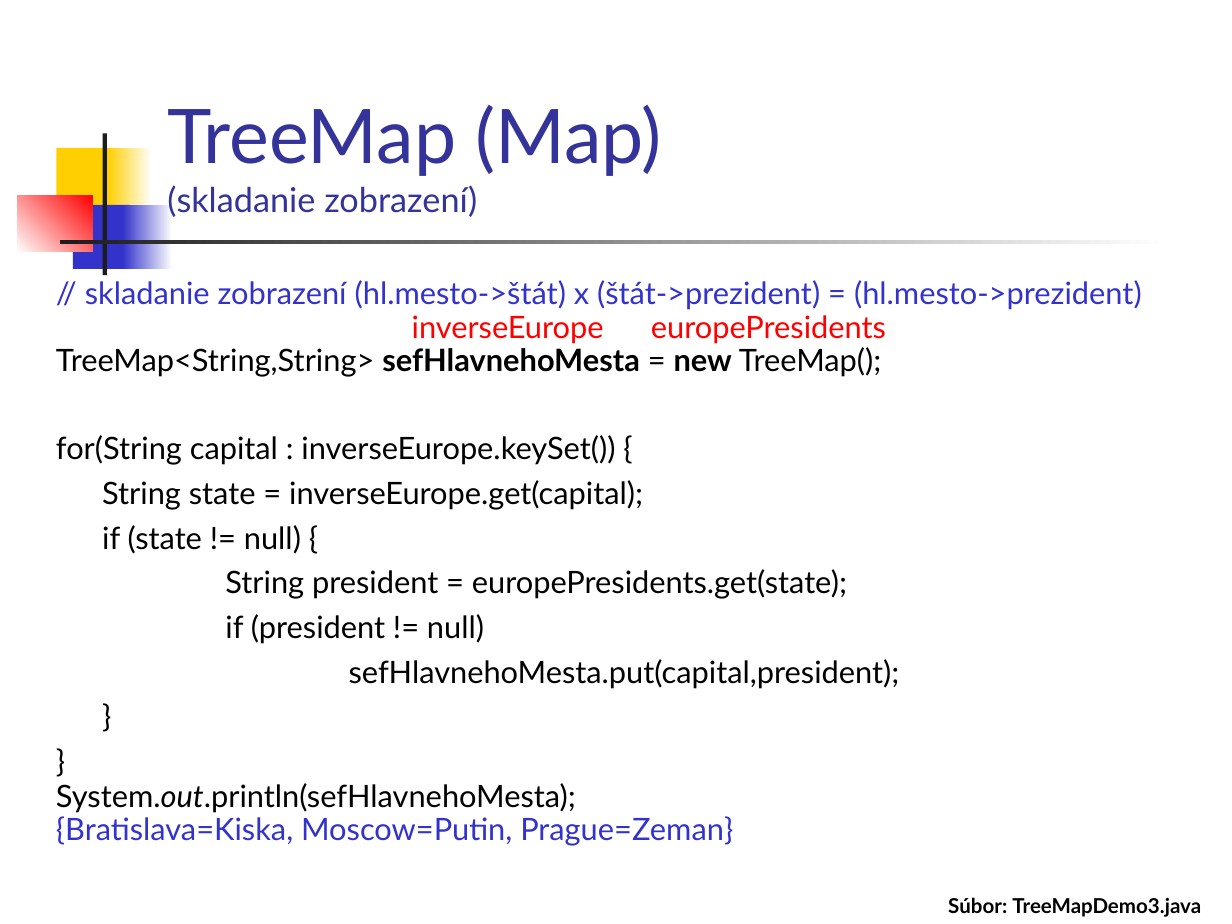
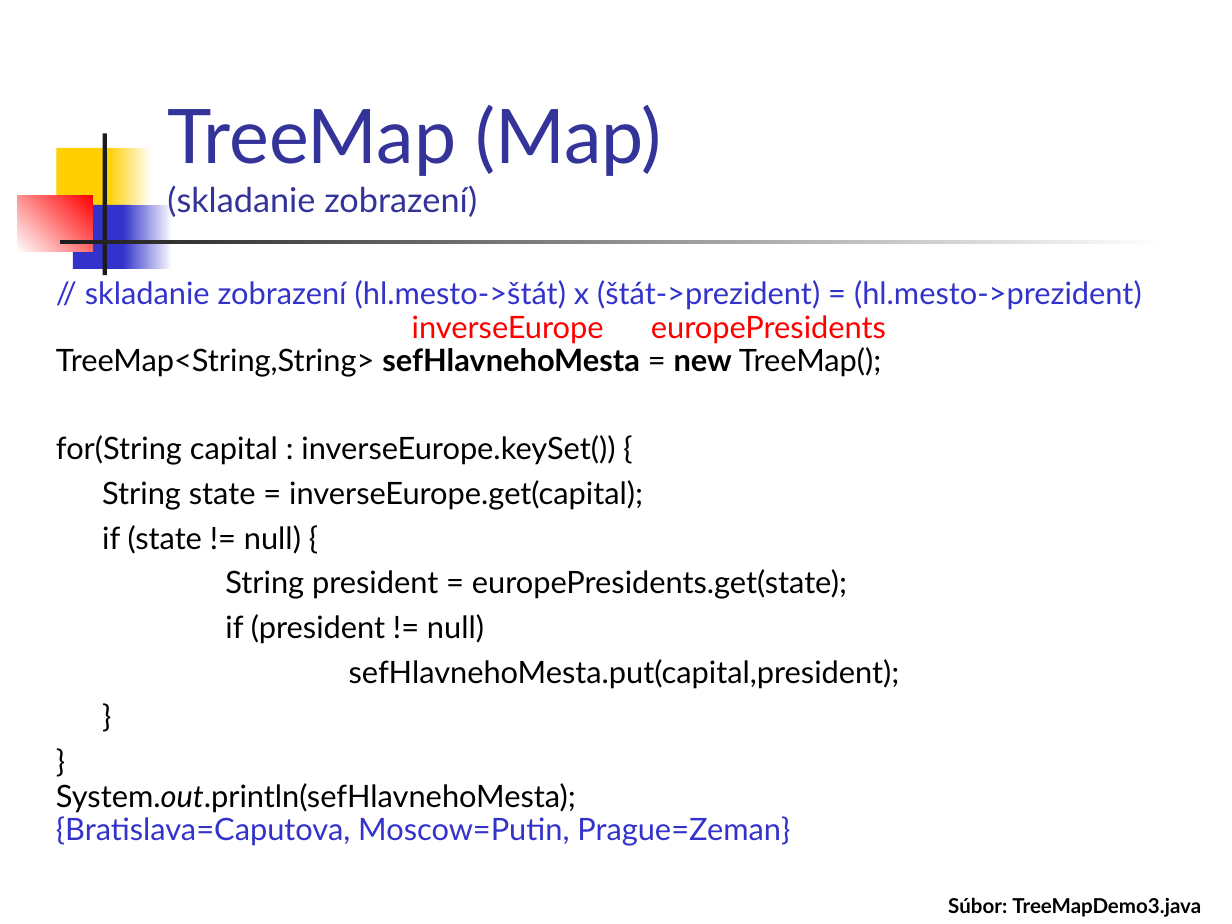
Before and after one commit to Programovanie4/Prednasky, a slide deck: slide 37 of 06/06_java.ppt (slide 30 before the commit). Drawn at 1232x924 pixels with LibreOffice and Linux fonts; fonts in the diff are those of the drawing. Boxes give left, top, right and bottom in pixels: in the first picture for what was removed or moved away, otherwise in the second. Text is boxed around its words. In the diff, an @@ line names an element or a change of style, - is before the commit and + after.

```diff
--- a/06/06_java.ppt
+++ b/06/06_java.ppt
@@ text at box(56, 816, 790, 846): text changed @@
-{Bratislava=Kiska, Moscow=Putin, Prague=Zeman}
+{Bratislava=Caputova, Moscow=Putin, Prague=Zeman}
```
Also in this commit, not shown: 6 other slides changed, 7 slides added, 3 other files.
